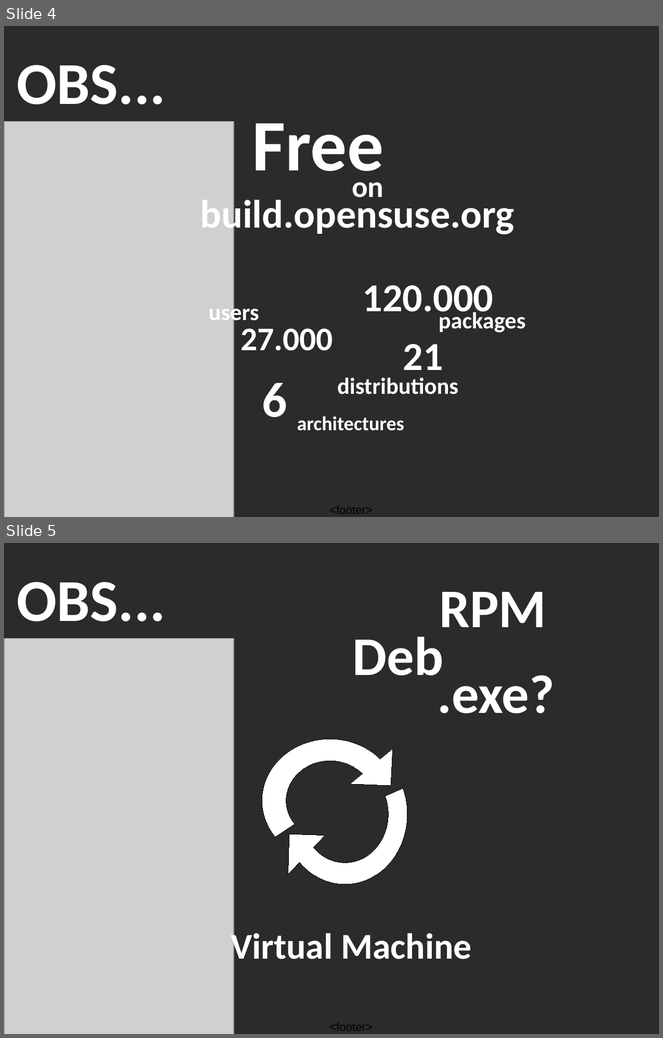
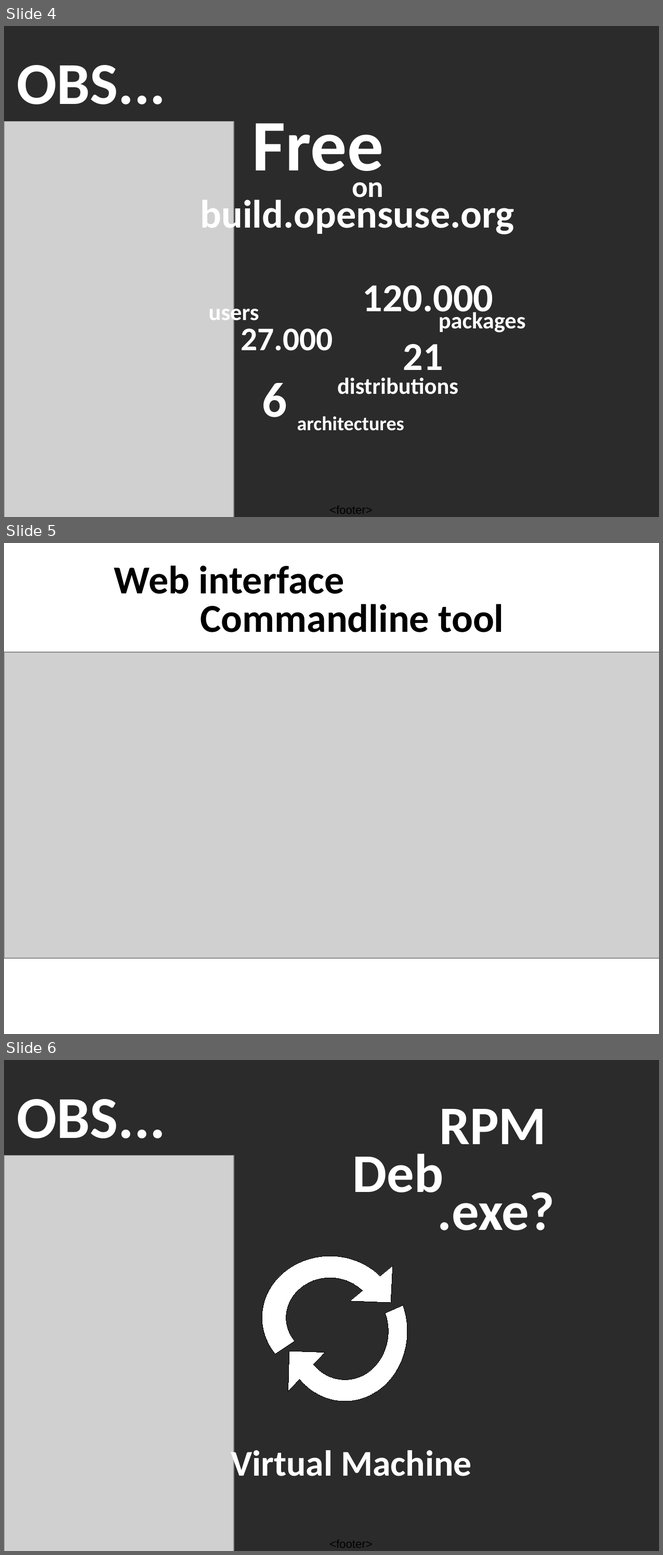
Before and after one commit to openSUSE/artwork, a slide deck: slides/openSUSE OBS short.odp. Shown one above the other, each under a label of ours: slides 4 and 5 before the commit, slides 4, 5 and 6 after it. The pictures are 663x1038 and 663x1555 pixels, drawn with LibreOffice and Linux fonts; fonts in the diff are those of the drawing; grey boxes stand for pictures; background and template pictures are left out; a plain dark background stands for a picture behind light text. Boxes give left, top, right and bottom in pixels: in the first picture for what was removed or moved away, otherwise in the second. Text is boxed around its words. In the diff, an @@ line names an element or a change of style, - is before the commit and + after.

```diff
--- a/slides/openSUSE OBS short.odp
+++ b/slides/openSUSE OBS short.odp
@@ slide 5 added at (4, 543, 659, 1034), background #FFFFFF @@
@@ text added at (114, 565, 345, 594), 48 pt, text #000000, bold @@
+Web interface
@@ text added at (200, 604, 504, 632), 48 pt, text #000000, bold @@
+Commandline tool
@@ picture added at (4, 652, 659, 958) @@
@@ what was slide 5 is now slide 6 @@
```
Also in this commit, not shown: 1 slide removed, 1 other file.
